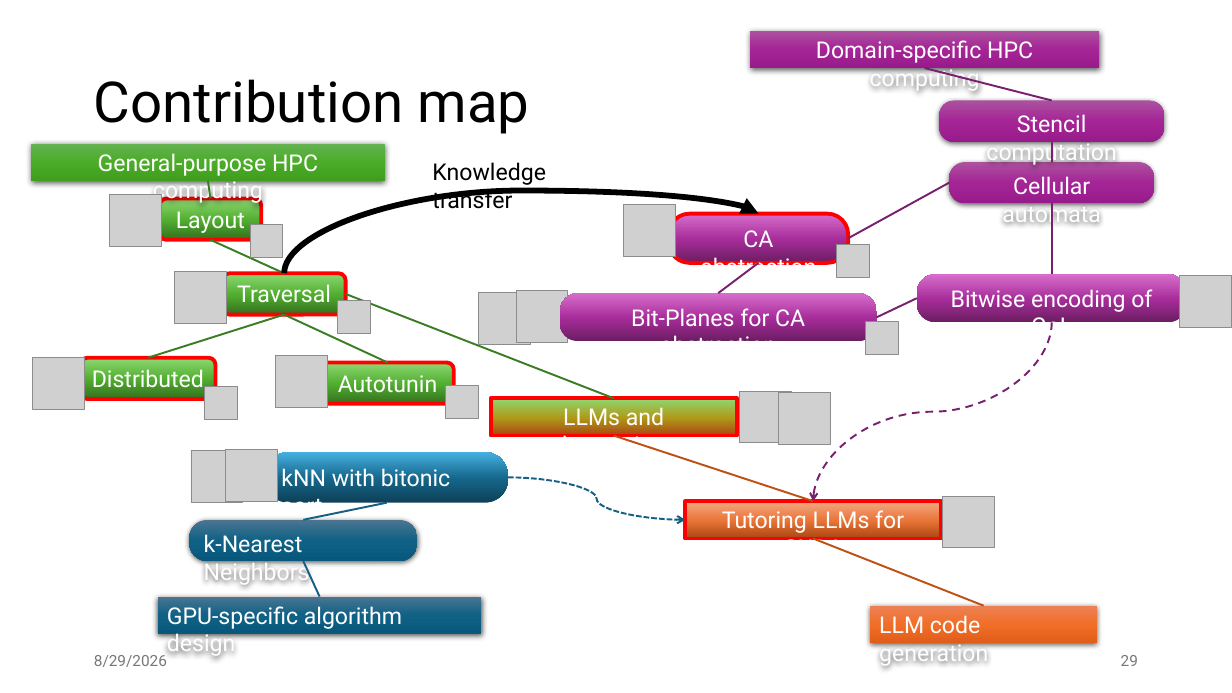
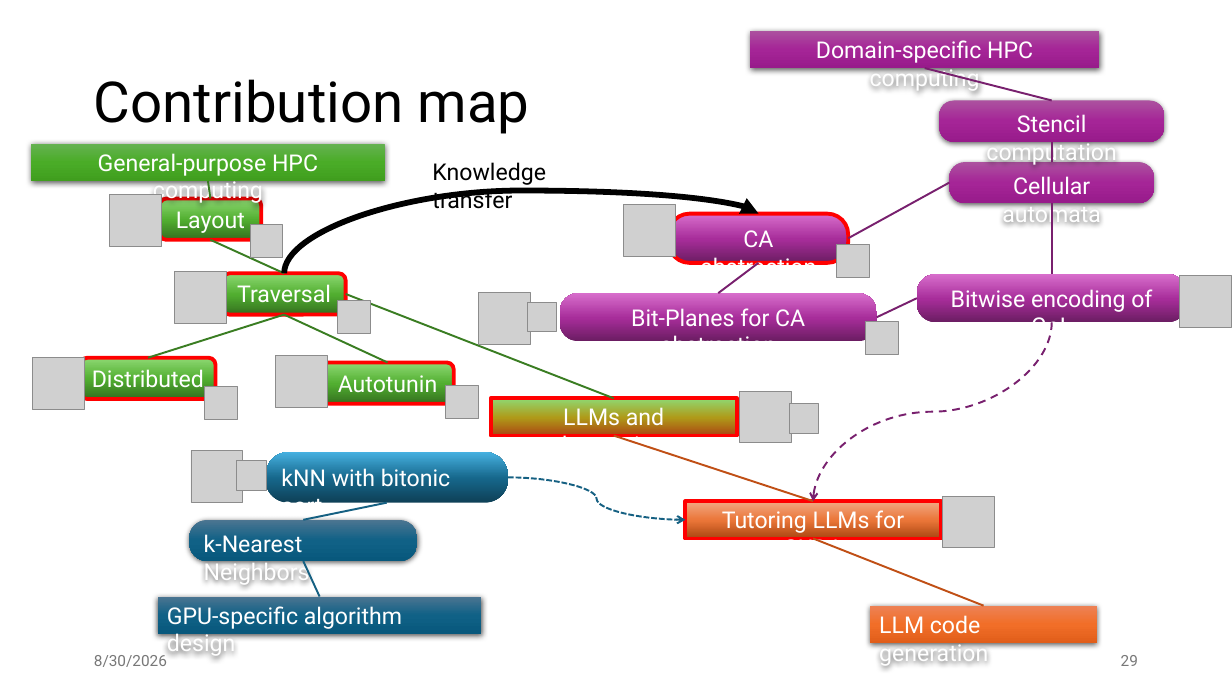
Before and after one commit to jiriklepl/phd-thesis, a slide deck: slide 29 of slides/Optimizing Memory Layouts and Traversal Orders in High-Performance Computing.pptx. Drawn at 1232x693 pixels with LibreOffice and Linux fonts; fonts in the diff are those of the drawing; grey boxes stand for pictures. Boxes give left, top, right and bottom in pixels: in the first picture for what was removed or moved away, otherwise in the second. Text is boxed around its words. In the diff, an @@ line names an element or a change of style, - is before the commit and + after.

```diff
--- a/slides/Optimizing Memory Layouts and Traversal Orders in High-Performance Computing.pptx
+++ b/slides/Optimizing Memory Layouts and Traversal Orders in High-Performance Computing.pptx
@@ picture: place and size @@
-picture at <box>517,291,568,343</box>
+picture at <box>528,302,557,332</box>
@@ picture: place and size @@
-picture at <box>778,393,830,445</box>
+picture at <box>790,404,820,433</box>
@@ picture: place and size @@
-picture at <box>226,450,277,502</box>
+picture at <box>237,461,266,491</box>
@@ text at <box>94,655,167,667</box>: text changed @@
-8/29/2026
+8/30/2026
```
Also in this commit, not shown: 30 other slides changed, 4 slides added.
